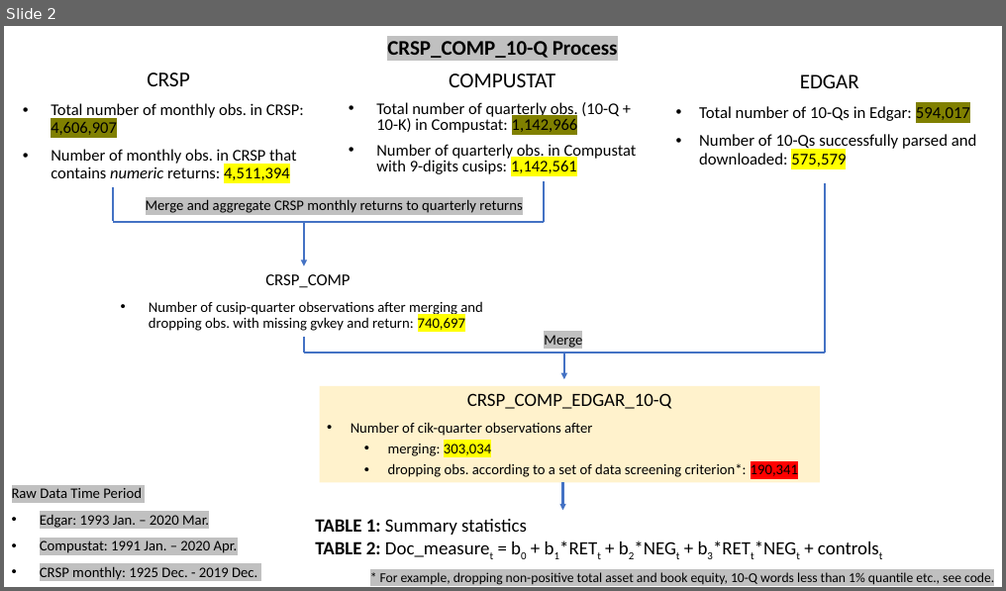
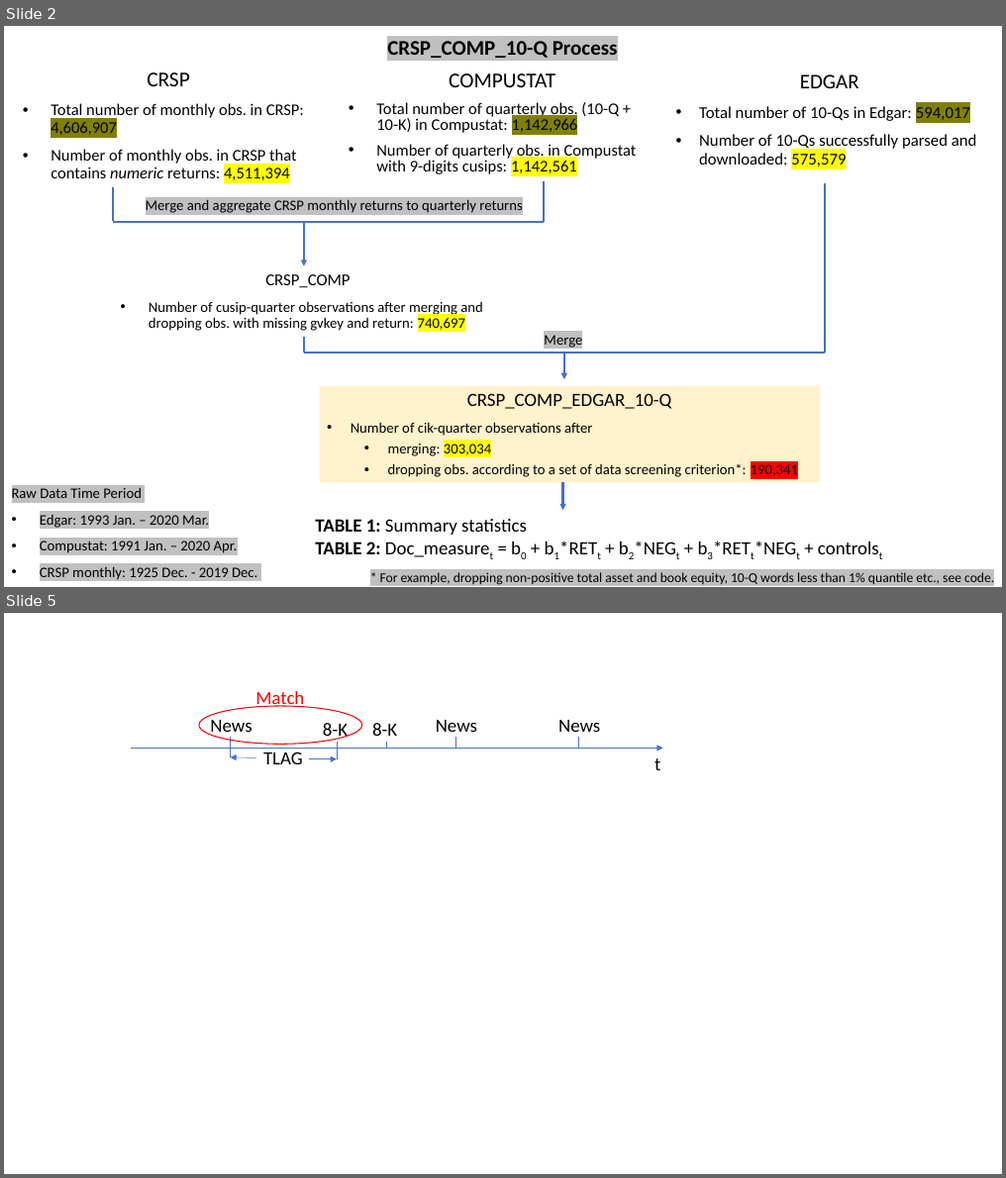
Before and after one commit to fengzhi22/narrative_conservatism, a slide deck: output/Figures.pptx. Shown one above the other, each under a label of ours: slide 2 before the commit, slides 2 and 5 after it; the slides between them are not shown. The pictures are 1006x591 and 1006x1178 pixels, drawn with LibreOffice and Linux fonts; fonts in the diff are those of the drawing. Boxes give left, top, right and bottom in pixels: in the first picture for what was removed or moved away, otherwise in the second. Text is boxed around its words. In the diff, an @@ line names an element or a change of style, - is before the commit and + after.

```diff
--- a/output/Figures.pptx
+++ b/output/Figures.pptx
@@ slide 5 added at <box>4,613,1002,1174</box>, background #FFFFFF @@
@@ text added at <box>255,691,304,708</box>, 18 pt, text #FF0000 @@
+Match
@@ ellipse added at <box>199,706,361,744</box>, outline #FF0000 1 pt @@
@@ text added at <box>210,720,252,738</box>, 18 pt, text #000000 @@
+News
@@ text added at <box>323,723,348,741</box>, 18 pt, text #000000 @@
+8-K
@@ text added at <box>372,723,397,736</box>, 18 pt, text #000000 @@
+8-K
@@ text added at <box>436,720,477,738</box>, 18 pt, text #000000 @@
+News
@@ text added at <box>558,720,600,738</box>, 18 pt, text #000000 @@
+News
@@ arrow added from (131, 748) to (662, 748), #4472C4 0.5 pt @@
@@ line added from (230, 737) to (230, 748), #4472C4 0.5 pt @@
@@ line added from (230, 747) to (230, 758), #4472C4 0.5 pt @@
@@ arrow added from (256, 759) to (230, 758), #4472C4 0.5 pt @@
@@ text added at <box>263,752,303,764</box>, 18 pt, text #000000 @@
+TLAG
@@ arrow added from (310, 759) to (337, 759), #4472C4 0.5 pt @@
@@ line added from (337, 742) to (337, 748), #4472C4 0.5 pt @@
@@ line added from (337, 748) to (337, 759), #4472C4 0.5 pt @@
@@ line added from (386, 742) to (386, 748), #4472C4 0.5 pt @@
@@ line added from (455, 737) to (455, 748), #4472C4 0.5 pt @@
@@ line added from (579, 737) to (579, 748), #4472C4 0.5 pt @@
@@ text added at <box>654,759,660,770</box>, 18 pt, text #000000 @@
+t
```
Also in this commit, not shown: 3 slides changed, 2 slides removed, 34 other files.
